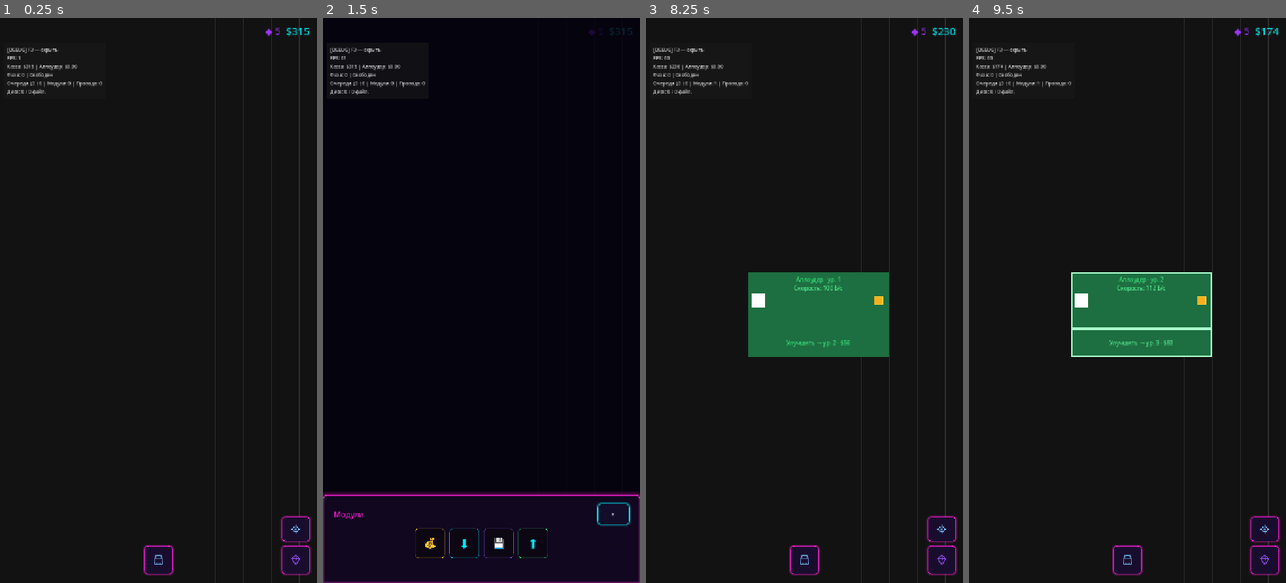
Above: before the commit, frames 1-4 (left to right).
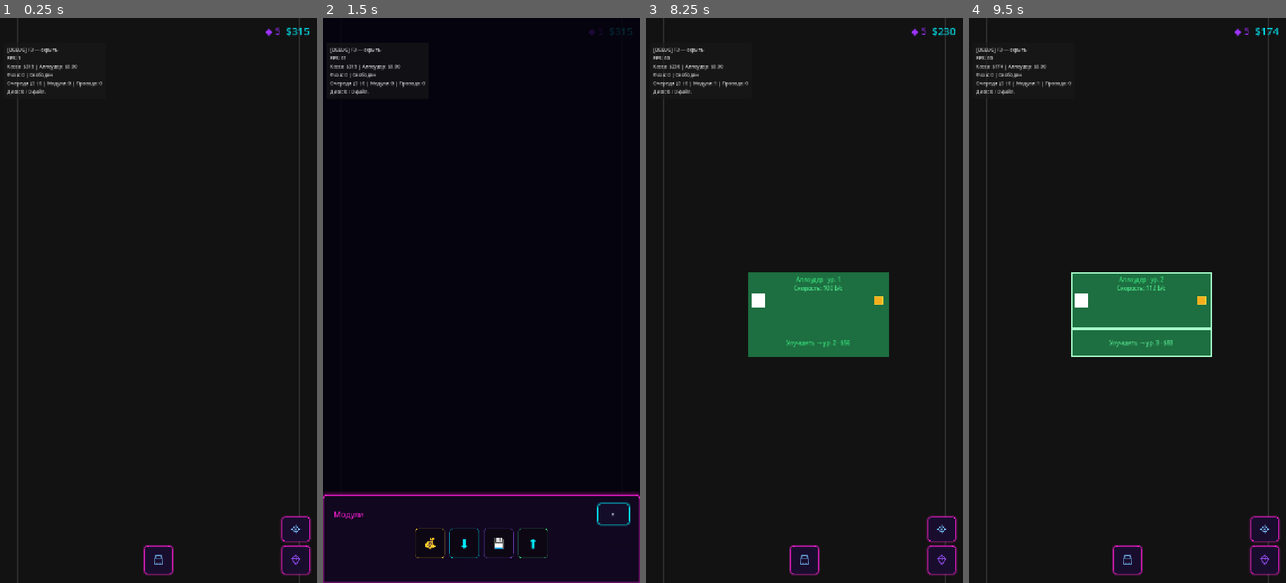
Above: after the commit, the same moments.

Repository: rkfsociety/UploadSimulator
Game: Godot game, scene res://scenes/main.tscn
Two runs of this game, one before a commit and one after it. Both use one fixed random seed, a clock stepped at 60 frames per second and the inputs below.
Inputs (mouse positions are in pixels of both pictures, inside the frame that each line leads up to):
- Up to frame 1 (0.25 s): no input
- Up to frame 2 (1.5 s): click (481, 560) at 0.5 s; click (617, 526) at 1.25 s
- Up to frame 3 (8.25 s): click (940, 560) at 2 s; click "×" at 2.75 s; click (804, 560) at 3.5 s; click "💰" at 4.25 s; click "💰" at 5 s; click "⬇" at 5.75 s; click "💾" at 6.5 s; click "⬆" at 7.25 s; click "Купить · $85" at 8 s
- Up to frame 4 (9.5 s): click "Улучшить → ур. 2 · $56" at 8.75 s

The runs differ from the first frame. In frame 1, 1.1% of the frame differs, in the area x 5-86%, y 0-100%; in frame 2, less than 0.1%; in frame 3, 1.0%; in frame 4, 1.0%.

Commit message:
Постоянная толщина линий сетки (1px на экране) на любом зуме
Линии рисовались фиксированной толщиной 1px в мировых координатах и
масштабировались камерой — при зуме 0.2..1.6 толщина гуляла 0.2..1.6px, отчего
сетка выглядела по-разному масштабирующейся. Теперь толщина = 1/zoom в мире,
то есть всегда ~1px на экране; шаг сетки по-прежнему равен клетке.

Diff:
--- a/scripts/systems/visual/grid_background.gd
+++ b/scripts/systems/visual/grid_background.gd
@@ -76,10 +76,6 @@
 	return world_y - _world_bounds.position.y
 
 
-func _snap_local(v: float) -> float:
-	return floorf(v) + 0.5
-
-
 ## Шаг сетки: один квадрат = одна клетка (CELL_SIZE). Вдали — реже, кратно клетке.
 func _line_step(zoom: float) -> float:
 	var cell := _cell_step()
@@ -112,11 +108,14 @@
 	var clip := Rect2(vis_l0, vis_t0, vis_l1 - vis_l0, vis_b1 - vis_t0)
 	var step := _line_step(zoom)
 	if step > 0.0:
-		_draw_grid_lines(step, wx0, wx1, wy0, wy1, vis, clip, COL_LINE)
+		# Толщина в мировых единицах так, чтобы на экране всегда был ~1px (не зависит от зума)
+		var th := maxf(1.0 / zoom, 0.01)
+		_draw_grid_lines(step, th, wx0, wx1, wy0, wy1, vis, clip, COL_LINE)
 
 
 func _draw_grid_lines(
 	step: float,
+	th: float,
 	wx0: float,
 	wx1: float,
 	wy0: float,
@@ -131,21 +130,21 @@
 	var y_end := mini(wy1, vis.position.y + vis.size.y)
 	var x := x_start
 	while x <= x_end + 0.001:
-		_draw_v_local(_snap_local(_world_to_local_x(x)), clip, col)
+		_draw_v_local(_world_to_local_x(x), th, clip, col)
 		x += step
 	var y := y_start
 	while y <= y_end + 0.001:
-		_draw_h_local(_snap_local(_world_to_local_y(y)), clip, col)
+		_draw_h_local(_world_to_local_y(y), th, clip, col)
 		y += step
 
 
-func _draw_v_local(local_x: float, clip: Rect2, col: Color) -> void:
-	if local_x < clip.position.x - 1.0 or local_x > clip.position.x + clip.size.x + 1.0:
+func _draw_v_local(local_x: float, th: float, clip: Rect2, col: Color) -> void:
+	if local_x < clip.position.x - th or local_x > clip.position.x + clip.size.x + th:
 		return
-	draw_rect(Rect2(local_x - 0.5, clip.position.y, 1.0, clip.size.y), col)
+	draw_rect(Rect2(local_x - th * 0.5, clip.position.y, th, clip.size.y), col)
 
 
-func _draw_h_local(local_y: float, clip: Rect2, col: Color) -> void:
-	if local_y < clip.position.y - 1.0 or local_y > clip.position.y + clip.size.y + 1.0:
+func _draw_h_local(local_y: float, th: float, clip: Rect2, col: Color) -> void:
+	if local_y < clip.position.y - th or local_y > clip.position.y + clip.size.y + th:
 		return
-	draw_rect(Rect2(clip.position.x, local_y - 0.5, clip.size.x, 1.0), col)
+	draw_rect(Rect2(clip.position.x, local_y - th * 0.5, clip.size.x, th), col)
